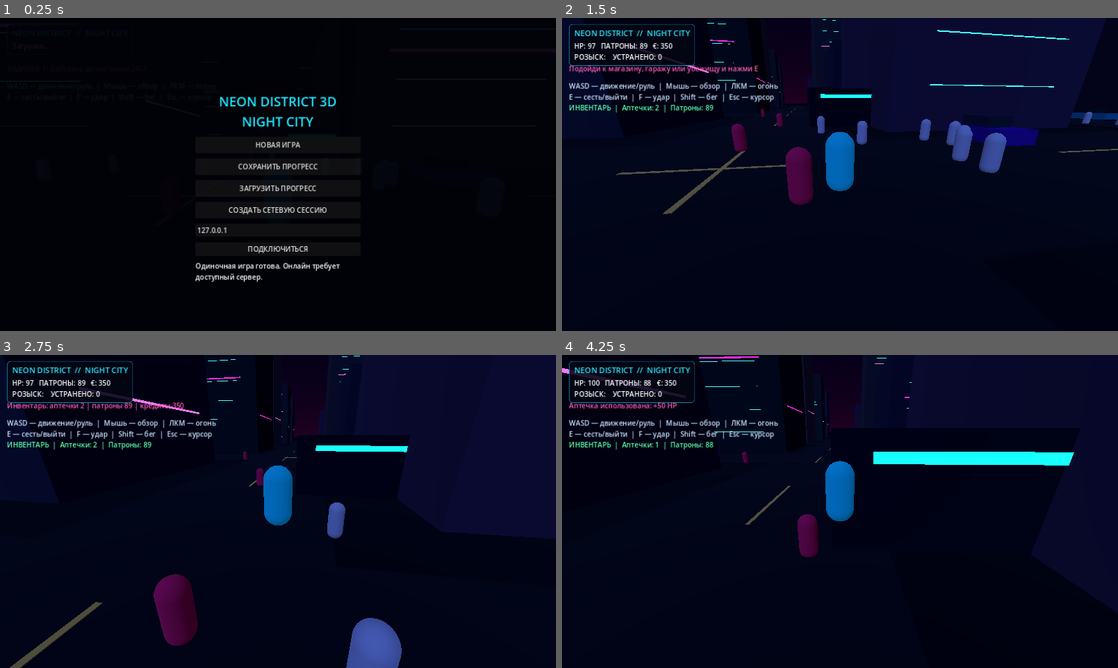
Above: before the commit, frames 1-4 (two rows, left to right).
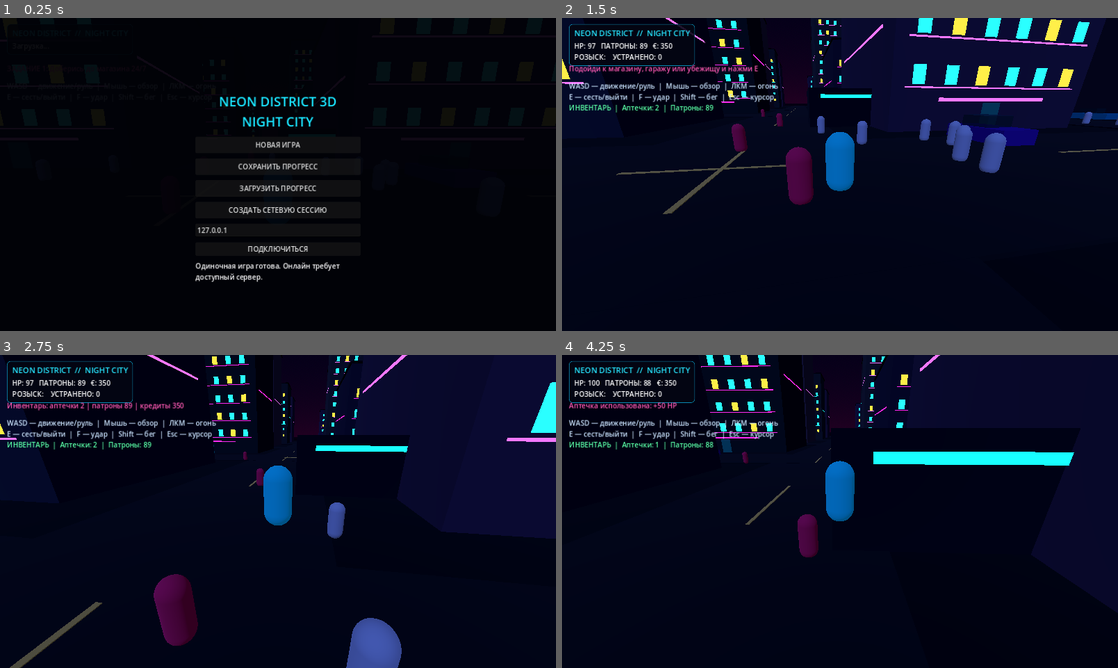
Above: after the commit, the same moments.

Repository: Samdi0/NeonDistrict3D
Game: Godot game, scene res://main.tscn
The game is run twice, just before and just after one commit, with the same random seed, the same clock (stepped at 60 frames per second) and the same inputs.
Inputs (mouse positions are in pixels of both pictures, inside the frame that each line leads up to):
- Up to frame 1 (0.25 s): no input
- Up to frame 2 (1.5 s): click "НОВАЯ ИГРА" at 0.5 s; tap Enter at 1.25 s; move the mouse to (867, 174) at 1.27 s; hold W (move_forward) from 1.28 s (still down); tap E at 1.35 s; click (867, 174) at 1.42 s
- Up to frame 3 (2.75 s): keep holding W (move_forward); tap Space (jump) at 1.52, 2.27 s; move the mouse to (250, 511) at 2.02 s; tap I at 2.1 s
- Up to frame 4 (4.25 s): keep holding W (move_forward); move the mouse to (851, 505) at 2.77 s; tap H at 2.85 s; move the mouse to (834, 517) at 3.52 s; tap F at 3.6 s; click (834, 517) at 3.67 s; tap Space (jump) at 3.77 s

The runs differ from the first frame. In frame 2, 3.1% of the frame differs, in the area x 0-95%, y 0-31%; in frame 3, 1.6%; in frame 4, 1.4%.

Commit message:
Add detailed procedural 3D models for city, cars and characters

Diff:
--- a/scripts/main.gd
+++ b/scripts/main.gd
@@ -98,12 +98,27 @@
             var w := randf_range(17.0, 26.0)
             var d := randf_range(17.0, 26.0)
             var base_color := Color.from_hsv(randf_range(0.56, 0.78), randf_range(0.25, 0.55), randf_range(0.16, 0.32))
-            _add_solid_box(center + Vector3(0, h / 2.0, 0), Vector3(w, h, d), base_color)
             var neon := [Color(0.05, 0.8, 1.0), Color(1.0, 0.08, 0.48), Color(0.5, 0.2, 1.0)].pick_random()
-            _add_box(center + Vector3(0, h * 0.55, d / 2.0 + 0.04), Vector3(w * 0.72, 0.22, 0.08), neon, true)
-            _add_box(center + Vector3(w / 2.0 + 0.04, h * 0.3, 0), Vector3(0.08, 0.2, d * 0.7), neon, true)
-            for level in range(1, int(h / 4.0)):
-                _add_box(center + Vector3(0, level * 4.0, d / 2.0 + 0.05), Vector3(w * 0.65, 0.08, 0.06), Color(0.12, 0.55, 0.8), true)
+            _create_building(center, w, h, d, base_color, neon)
+
+func _create_building(center: Vector3, width: float, height: float, depth: float, base_color: Color, neon: Color) -> void:
+    _add_solid_box(center + Vector3(0, height * 0.5, 0), Vector3(width, height, depth), base_color)
+    # Roof cap, facade bands, illuminated windows and vertical neon signage.
+    _add_box(center + Vector3(0, height + 0.18, 0), Vector3(width + 0.7, 0.36, depth + 0.7), Color(0.025, 0.035, 0.08))
+    for floor_index in range(1, int(height / 3.8)):
+        var y := floor_index * 3.8
+        _add_box(center + Vector3(0, y, depth * 0.5 + 0.035), Vector3(width * 0.88, 0.12, 0.07), neon, true)
+        var window_count := maxi(2, int(width / 3.2))
+        for window_index in range(window_count):
+            var x := -width * 0.38 + float(window_index) * (width * 0.76 / float(window_count - 1))
+            var window_color := Color(0.08, 0.65, 0.95) if (window_index + floor_index) % 3 != 0 else Color(1.0, 0.48, 0.12)
+            _add_box(center + Vector3(x, y + 1.0, depth * 0.5 + 0.045), Vector3(1.15, 1.55, 0.08), window_color, true)
+            _add_box(center + Vector3(x, y + 1.0, -depth * 0.5 - 0.045), Vector3(1.15, 1.55, 0.08), window_color, true)
+    _add_box(center + Vector3(width * 0.5 + 0.045, height * 0.48, 0), Vector3(0.08, 0.22, depth * 0.76), neon, true)
+    _add_box(center + Vector3(-width * 0.5 - 0.045, height * 0.48, 0), Vector3(0.08, 0.22, depth * 0.76), neon, true)
+    # Ground-floor entrance and sign.
+    _add_box(center + Vector3(0, 1.25, depth * 0.5 + 0.07), Vector3(1.8, 2.5, 0.12), Color(0.015, 0.09, 0.14), true)
+    _add_box(center + Vector3(0, 2.8, depth * 0.5 + 0.12), Vector3(width * 0.55, 0.3, 0.16), neon, true)
 
 func _spawn_cars() -> void:
     # Cars are placed on nearby streets as well as farther city roads.
